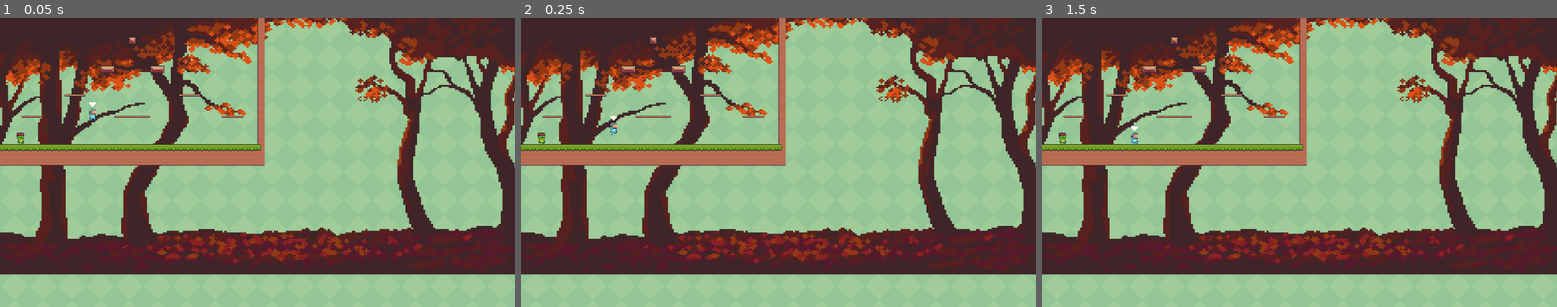
Above: before the commit, frames 1-3 (left to right).
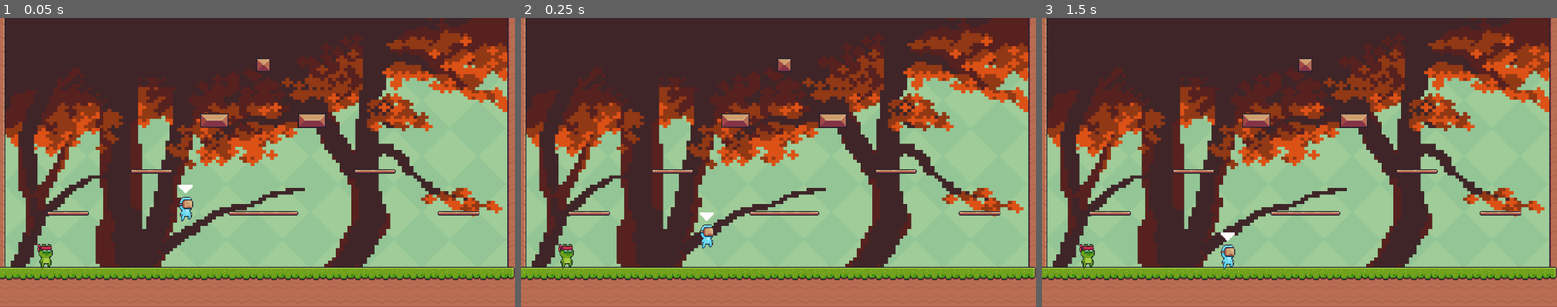
Above: after the commit, the same moments.

Repository: PhilipW02/2d-platformer
Game: Godot game, scene res://node_2d.tscn
Same seed, same stepped clock (60 frames per second), same inputs: the game is played once before the commit and once after it.
Inputs:
- Up to frame 1 (0.05 s): no input
- Up to frame 2 (0.25 s): no input
- Up to frame 3 (1.5 s): tap Enter at 1.25 s

The runs differ from the first frame. In frame 1, 67% of the frame differs, in the area x 0-100%, y 0-100%; in frame 2, 67%; in frame 3, 67%.

Commit message:
add a basic camera, to be implemented

Diff:
--- /dev/null
+++ b/Camera.gd
@@ -0,0 +1,5 @@
+extends Camera2D
+
+# Called every frame. 'delta' is the elapsed time since the previous frame.
+func _process(delta: float) -> void:
+	pass
--- a/Player.gd
+++ b/Player.gd
@@ -45,11 +45,11 @@
 func _physics_process(_delta: float) -> void:
 	if istagger == false:
 		taggerindicator.visible = false
-		speed = 125.0
+		speed = 150.0
 		jump_impulse = 400.0
 	if istagger == true:
 		taggerindicator.visible = true
-		speed = 131.25
+		speed = 157.5
 		jump_impulse = 420.0
 
 	#Gravity
--- a/node_2d.tscn
+++ b/node_2d.tscn
@@ -9,6 +9,7 @@
 [ext_resource type="AudioStream" uid="uid://b6jt0ky4ekvrq" path="res://Assets/Sound/wahoo.wav" id="5_q6r6c"]
 [ext_resource type="Texture2D" uid="uid://bb8gwvjw0uba3" path="res://Assets/Main Characters/Ninja Frog/Jump (32x32).png" id="7_ir8iy"]
 [ext_resource type="Texture2D" uid="uid://br3lqfbo4juax" path="res://Assets/pixel-16x16 (2).png" id="8_x0ka3"]
+[ext_resource type="Script" uid="uid://41rolmn0l4ar" path="res://Camera.gd" id="11_hqns4"]
 [ext_resource type="Texture2D" uid="uid://cl3xe2tnkiuil" path="res://Assets/Main Characters/Virtual Guy/Jump (32x32).png" id="11_x0ka3"]
 
 [sub_resource type="TileSetAtlasSource" id="TileSetAtlasSource_wtcfe"]
@@ -329,15 +330,15 @@
 [node name="Stage" type="Node2D" parent="." unique_id=825542783]
 
 [node name="TextureRect" type="TextureRect" parent="Stage" unique_id=125519299]
-offset_left = -31.0
-offset_top = -7.0
-offset_right = 1186.0
-offset_bottom = 664.0
+offset_left = -2.0
+offset_top = -4.0
+offset_right = 1178.0
+offset_bottom = 648.0
 texture = ExtResource("2_hqns4")
 stretch_mode = 1
 
 [node name="Middle" type="Sprite2D" parent="Stage" unique_id=1087498242]
-position = Vector2(577.75006, 284.5)
+position = Vector2(597, 287.00003)
 scale = Vector2(4.443015, 3.6312501)
 texture = ExtResource("2_x0ka3")
 
@@ -419,6 +420,12 @@
 position = Vector2(207, 192)
 texture = ExtResource("8_x0ka3")
 
+[node name="GameCam" type="Camera2D" parent="." unique_id=156851660]
+position = Vector2(-6, -3)
+anchor_mode = 0
+zoom = Vector2(1.95, 1.95)
+script = ExtResource("11_hqns4")
+
 [connection signal="body_entered" from="Player1/TouchBox" to="Player1" method="_on_touch_box_body_entered"]
 [connection signal="body_exited" from="Player1/TouchBox" to="Player1" method="_on_touch_box_body_exited"]
 [connection signal="body_entered" from="Player2/TouchBox" to="Player2" method="_on_touch_box_body_entered"]
Not shown, added: Camera.gd.uid
